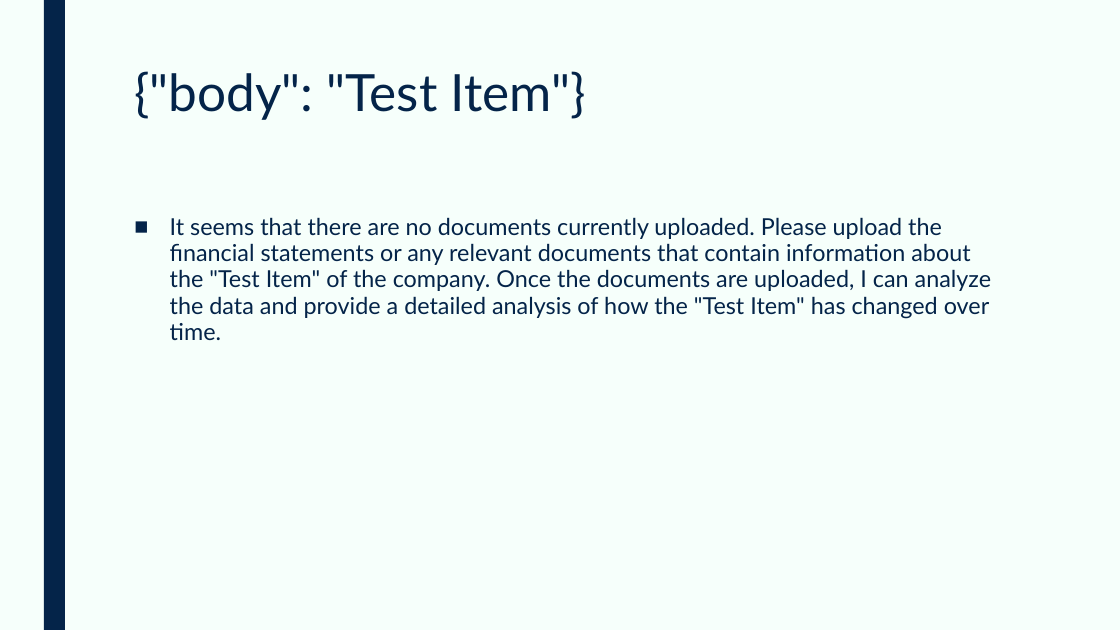
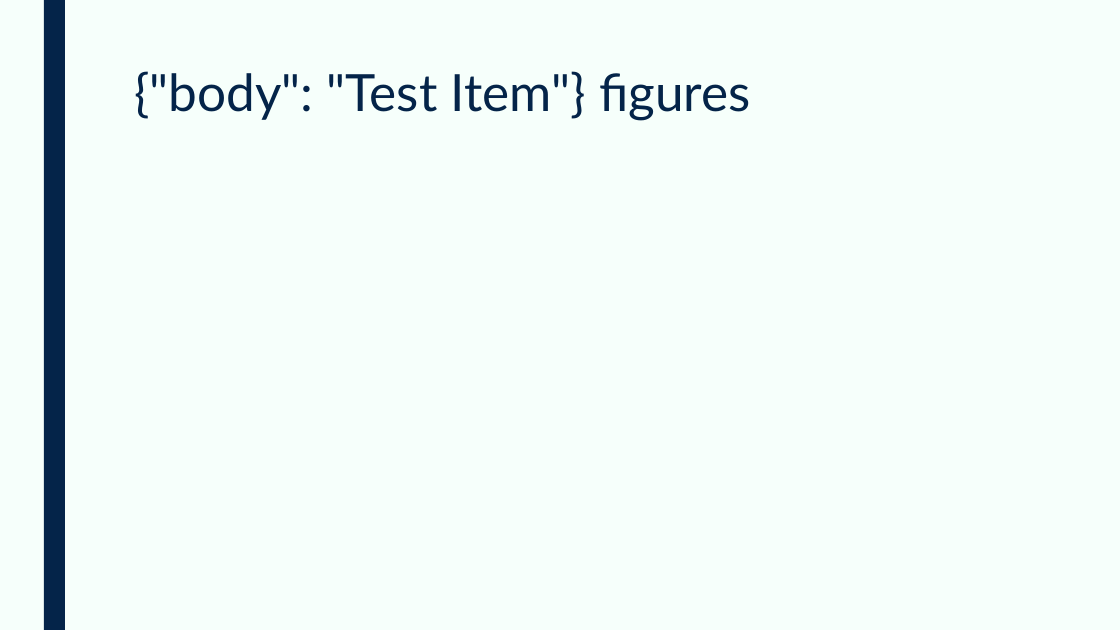
Before and after one commit to devangovind/AMUCLDISS, a slide deck: slide 3 of fastapi-backend/pres/output.pptx. Drawn at 1120x630 pixels with LibreOffice and Linux fonts; fonts in the diff are those of the drawing. Boxes give left, top, right and bottom in pixels: in the first picture for what was removed or moved away, otherwise in the second. Text is boxed around its words. In the diff, an @@ line names an element or a change of style, - is before the commit and + after.

```diff
--- a/fastapi-backend/pres/output.pptx
+++ b/fastapi-backend/pres/output.pptx
@@ title at [134,71,751,120]: text changed @@
-{"body": "Test Item"}
+{"body": "Test Item"} figures
@@ text removed at [170,217,991,340] @@
-■ It seems that there are no documents currently uploaded. Please upload the financial statements or any relevant documents that contain information about the "Test Item" of the company. Once the documents are uploaded, I can analyze the data and provide a detailed analysis of how the "Test Item" has changed over time.
```
Also in this commit, not shown: 1 other slide changed, 8 other files.
